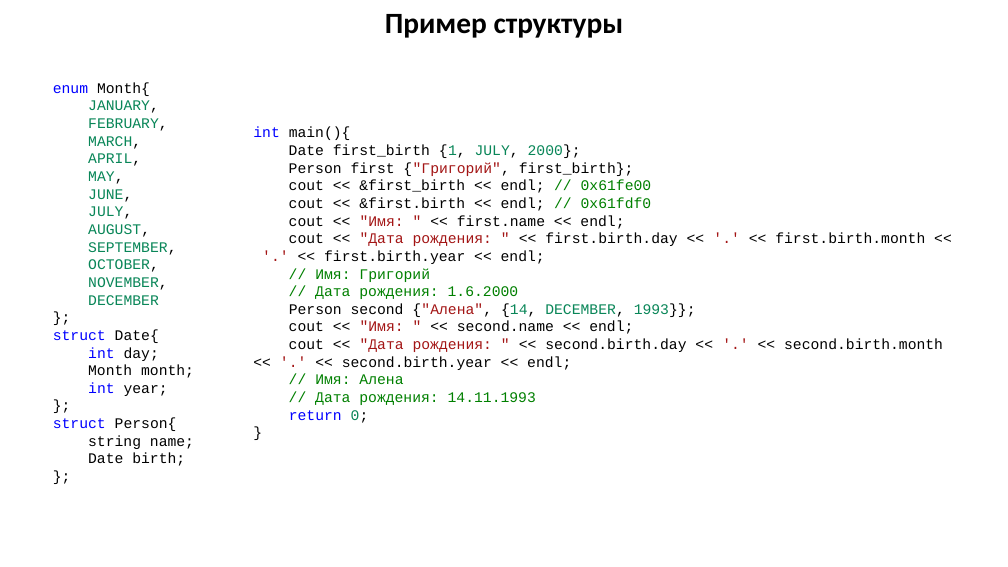
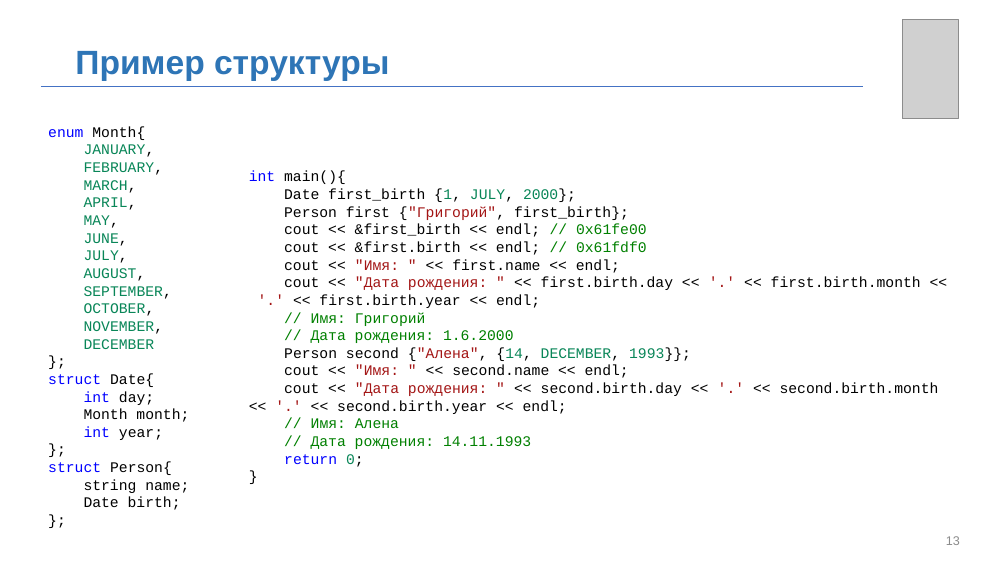
Before and after one commit to MUCTR-IKT-CPP/cpp_course, a slide deck: slide 13 of Лекции/2022/3/Пользовательские типы, структры, объединения.pptx (slide 12 before the commit). Drawn at 1008x567 pixels with LibreOffice and Linux fonts; fonts in the diff are those of the drawing; grey boxes stand for pictures; background and template pictures are left out. Boxes give left, top, right and bottom in pixels: in the first picture for what was removed or moved away, otherwise in the second. Text is boxed around its words. In the diff, an @@ line names an element or a change of style, - is before the commit and + after.

```diff
--- a/Лекции/2022/3/Пользовательские типы, структры, объединения.pptx
+++ b/Лекции/2022/3/Пользовательские типы, структры, объединения.pptx
@@ picture added at bbox=[902, 20, 958, 119] @@
@@ text "Пример структуры": place and size @@
-text "Пример структуры" at bbox=[385, 14, 624, 38]
+text "Пример структуры" at bbox=[75, 51, 390, 81]
@@ text "Пример структуры" at bbox=[75, 51, 390, 81]: size 28 to 32 pt, font Calibri to Arial, text colour #000000 to #2E75B6; alignment centre to left; vertical alignment top to middle @@
@@ line added from (41, 86) to (864, 86), #4472C4 0.5 pt @@
@@ text "enum Month{": place and size @@
-text "enum Month{" at bbox=[53, 82, 194, 466]
+text "enum Month{" at bbox=[48, 126, 189, 510]
@@ text "int main(){": place and size @@
-text "int main(){" at bbox=[253, 127, 943, 423]
+text "int main(){" at bbox=[249, 171, 939, 467]
@@ page number added at bbox=[946, 536, 960, 545], 12 pt, text #8C8C8C @@
+13
```
Also in this commit, not shown: 19 other slides changed, 2 slides added, 1 slide removed, 5 other files.
